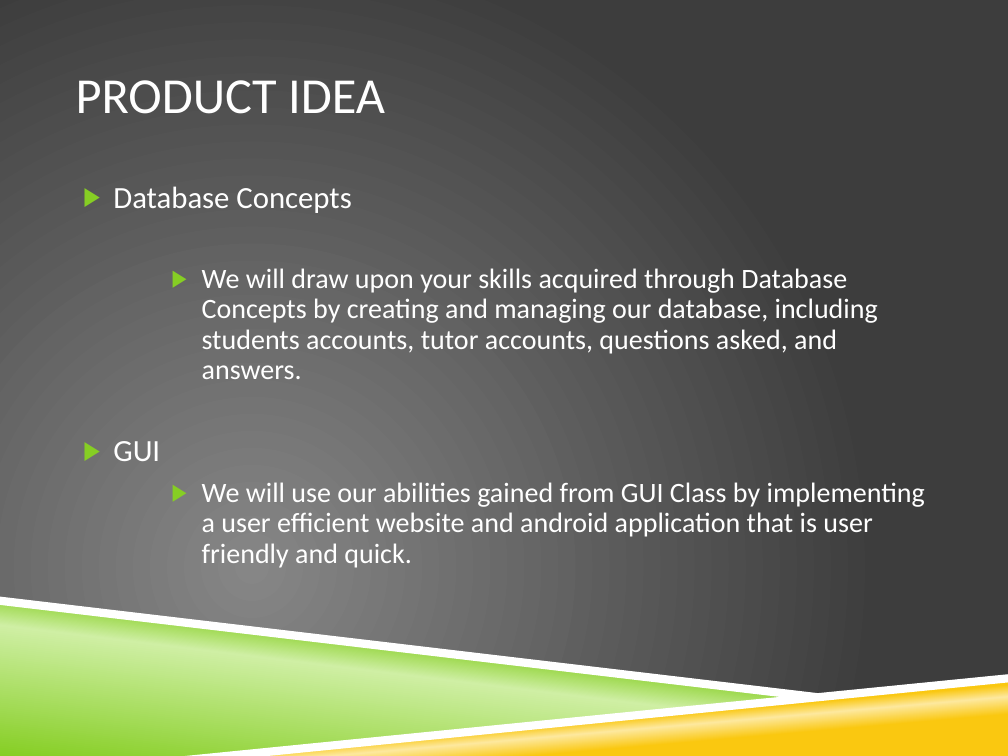
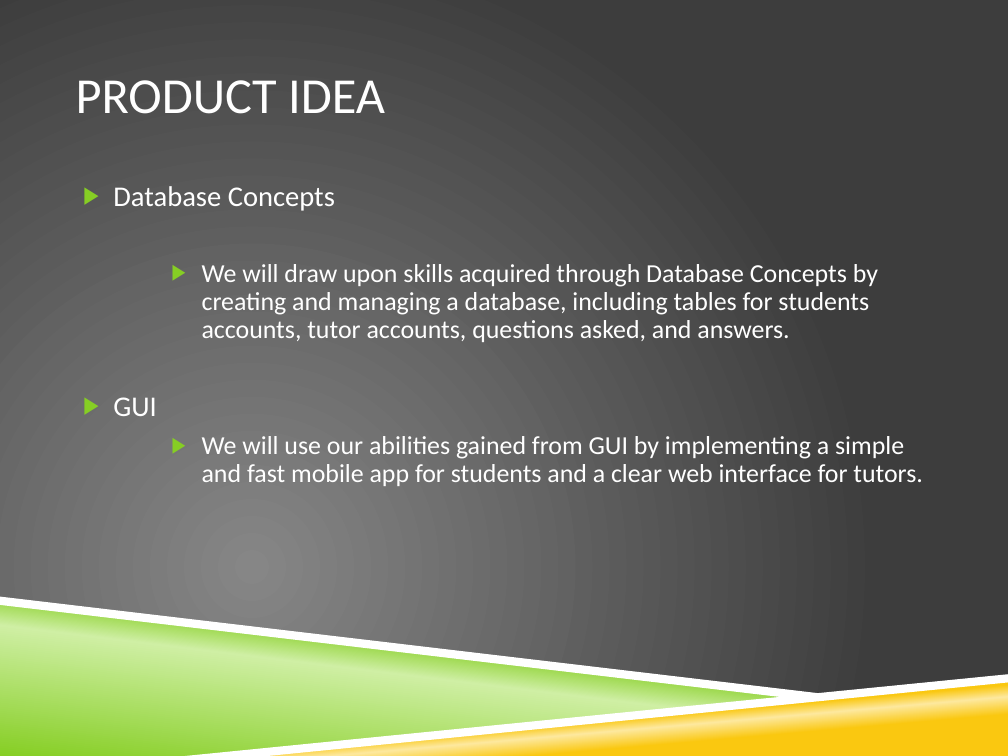
Before and after one commit to razfriman/Snap2Ask, a slide deck: slide 5 of Proposal.pptx. Drawn at 1008x756 pixels with LibreOffice and Linux fonts; fonts in the diff are those of the drawing; background and template pictures are left out. Boxes give left, top, right and bottom in pixels: in the first picture for what was removed or moved away, otherwise in the second. Text is boxed around its words. In the diff, an @@ line names an element or a change of style, - is before the commit and + after.

```diff
--- a/Proposal.pptx
+++ b/Proposal.pptx
@@ text at (113,186,335,416): size 22 to 20.4 pt in "Database Concepts", "GUI" @@
@@ text at (202,264,878,342): text changed; size 20 to 18.5 pt @@
-    ▶ We will draw upon your skills acquired through Database Concepts by creating and managing our database, including students accounts, tutor accounts, questions asked, and answers.
+    ▶ We will draw upon skills acquired through Database Concepts by creating and managing a database, including tables for students accounts, tutor accounts, questions asked, and answers.
@@ text at (202,436,923,486): text changed; size 20 to 18.5 pt @@
-    ▶ We will use our abilities gained from GUI Class by implementing a user efficient website and android application that is user friendly and quick.
+    ▶ We will use our abilities gained from GUI by implementing a simple and fast mobile app for students and a clear web interface for tutors.
```
Also in this commit, not shown: 7 other slides changed.
